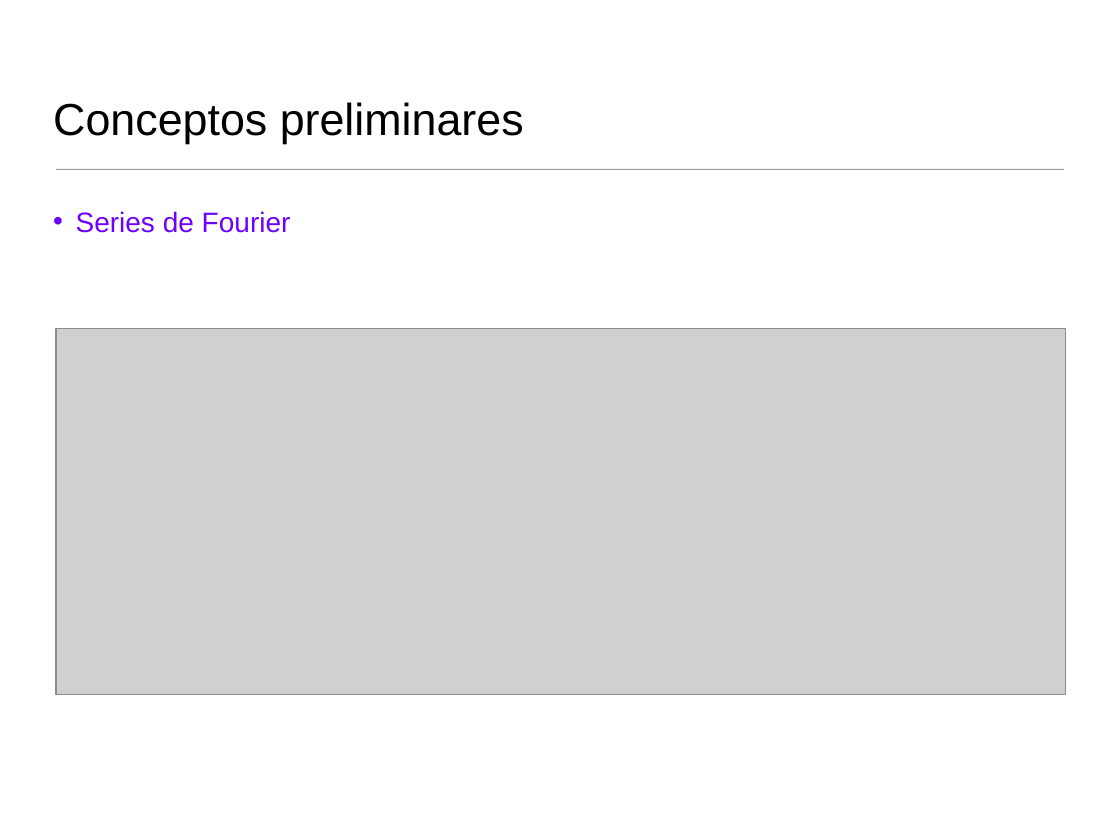
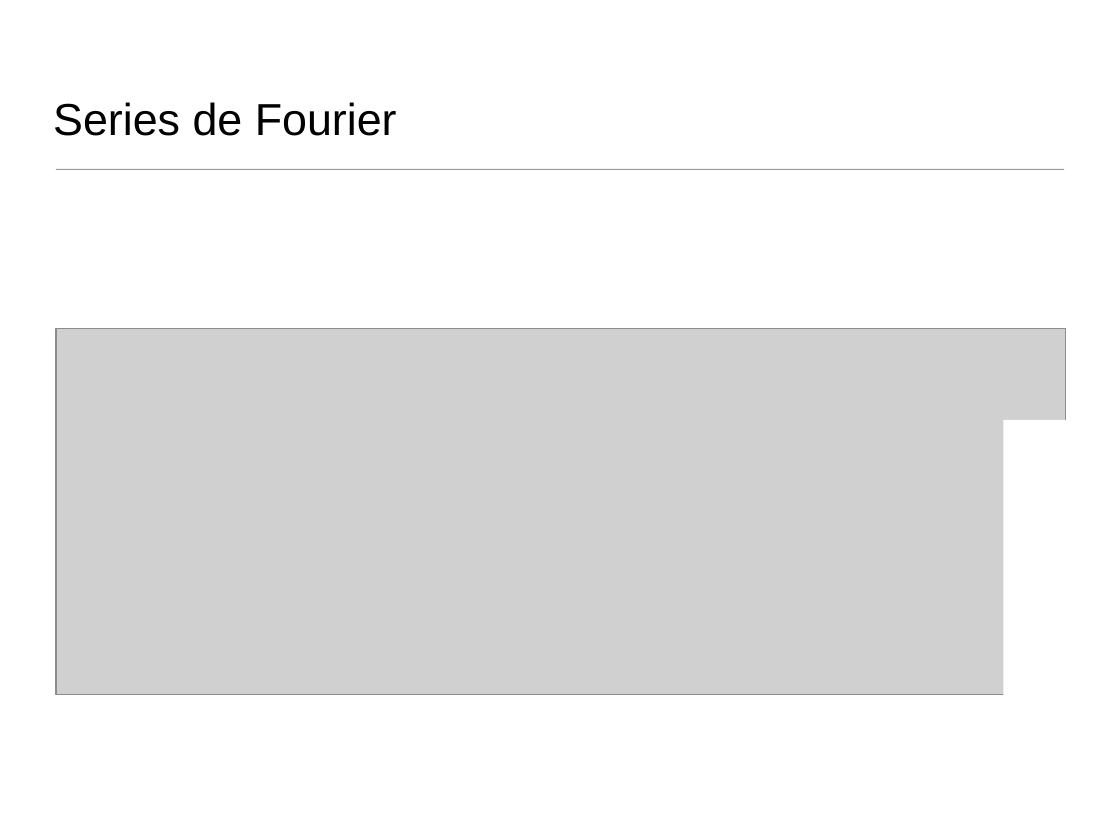
Before and after one commit to domingomery/imagenes, a slide deck: slide 2 of clases/Cap04_Sistemas_Lineales/presentations/IMG04_Fourier1D_Teoria.pptx (slide 5 before the commit). Drawn at 1120x840 pixels with LibreOffice and Linux fonts; fonts in the diff are those of the drawing; grey boxes stand for pictures. Boxes give left, top, right and bottom in pixels: in the first picture for what was removed or moved away, otherwise in the second. Text is boxed around its words. In the diff, an @@ line names an element or a change of style, - is before the commit and + after.

```diff
--- a/clases/Cap04_Sistemas_Lineales/presentations/IMG04_Fourier1D_Teoria.pptx
+++ b/clases/Cap04_Sistemas_Lineales/presentations/IMG04_Fourier1D_Teoria.pptx
@@ title at bbox=[53, 102, 397, 136]: text changed @@
-Conceptos preliminares
+Series de Fourier
@@ text removed at bbox=[76, 211, 291, 233] @@
-• Series de Fourier
@@ rectangle added at bbox=[1003, 420, 1096, 726], fill #FFFFFF @@
```
Also in this commit, not shown: 23 other slides changed, 9 slides added, 20 slides removed, 14 other files.
